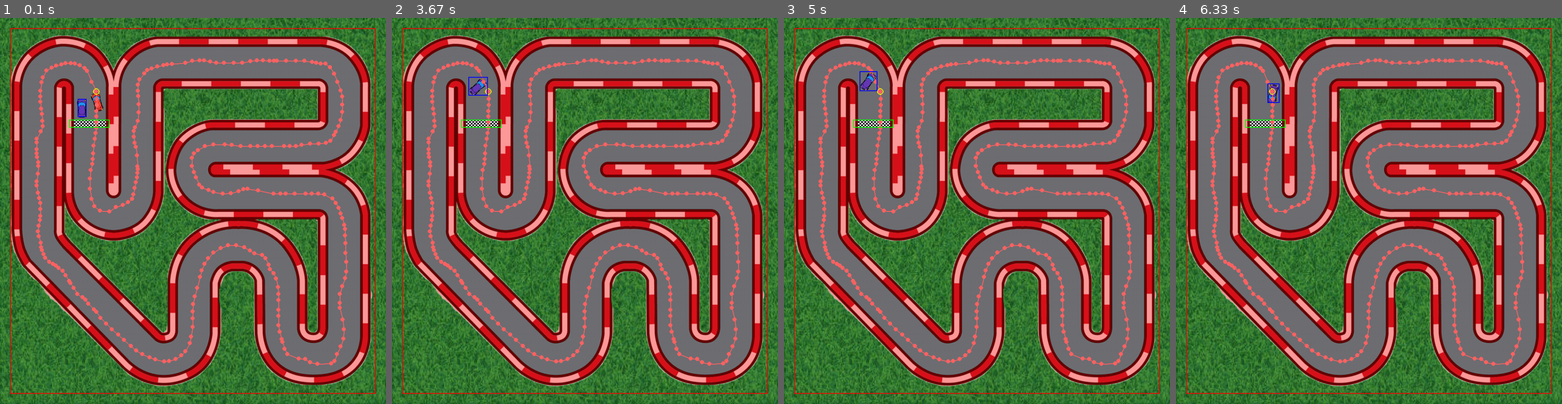
Above: before the commit, frames 1-4 (left to right).
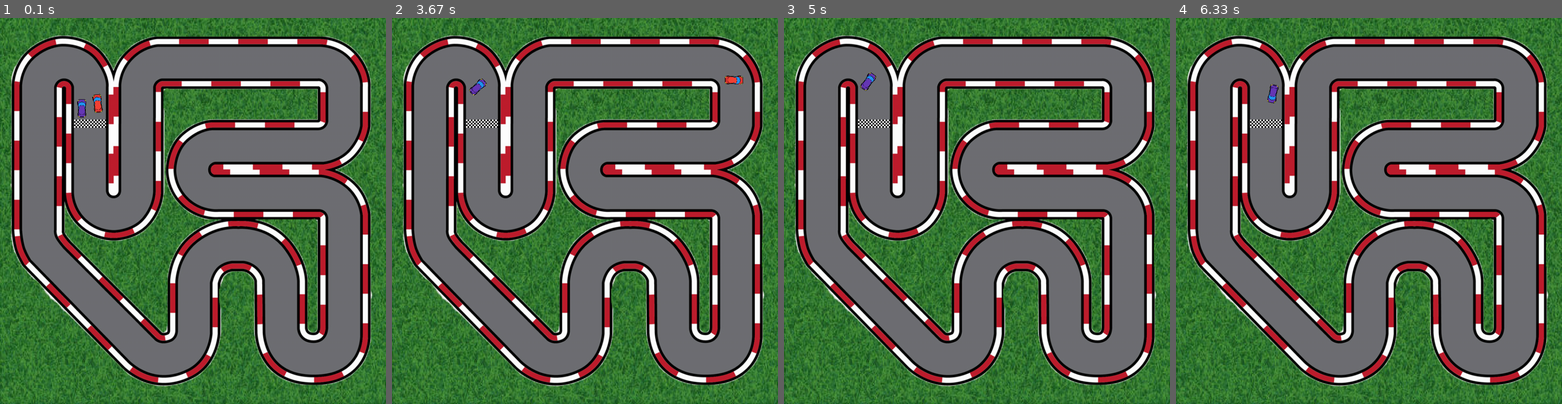
Above: after the commit, the same moments.

Repository: AmirmasoudCS/Pygame-Course
Game: pygame game, started from project_04/main.py
The game is run twice, just before and just after one commit, with the same random seed, the same clock (stepped at 60 frames per second) and the same inputs.
Inputs:
- Up to frame 1 (0.1 s): no input
- Up to frame 2 (3.67 s): hold D 0.33-0.8 s; hold D 1.17-1.63 s; hold A 1.67-2.2 s; hold A 2.57-2.97 s; hold W 3-3.37 s; hold D from 3.4 s (still down)
- Up to frame 3 (5 s): release D at 4.03 s; hold S 4.07-4.43 s; hold A 4.47-4.93 s; hold D from 4.97 s (still down)
- Up to frame 4 (6.33 s): release D at 5.43 s; hold W 5.47-5.77 s; hold D 5.8-6.27 s; hold A from 6.3 s (still down)

The runs differ from the first frame. In frame 1, 28% of the frame differs, in the area x 2-98%, y 2-98%; in frame 2, 28%; in frame 3, 28%; in frame 4, 28%.

Commit message:
Updating our path following algorithm

Diff:
--- a/project_04/main.py
+++ b/project_04/main.py
@@ -8,7 +8,7 @@
 
 PATH_FILE = "./project_04/assets/computer_path.json"
 
-DEV_MODE = True
+DEV_MODE = False
 
 TRACK = pygame.image.load("./project_04/assets/imgs/track.png")
 BORDER = pygame.image.load("./project_04/assets/imgs/track-border.png")
@@ -175,44 +175,36 @@
                 )
 
     def follow_path(self):
-        if not self.path:
+        if len(self.path) < 2:
             return
 
         if self.current_point >= len(self.path):
-            self.vel = 0
-            return
+            self.current_point = 0
 
         target_x, target_y = self.path[self.current_point]
 
         dx = target_x - self.x
         dy = target_y - self.y
-
         distance = math.hypot(dx, dy)
 
-        if distance < 10:
+        if distance < 15:
             self.current_point += 1
             return
 
-        target_angle = math.degrees(
-            math.atan2(dx, -dy)
-        )
+        target_angle = math.degrees(math.atan2(dx, -dy))
 
         angle_difference = (
             target_angle - self.angle + 180
         ) % 360 - 180
 
         if angle_difference > 0:
-            self.angle += min(
-                self.rotation_vel,
-                angle_difference
-            )
+            self.angle += min(self.rotation_vel, angle_difference)
         elif angle_difference < 0:
-            self.angle -= min(
-                self.rotation_vel,
-                -angle_difference
-            )
-
-        self.move_forward()
+            self.angle -= min(self.rotation_vel, -angle_difference)
+
+        self.vel = min(self.vel + self.acceleration, self.max_vel)
+
+        self.move()
 
     def draw(self, win):
         super().draw(win)
